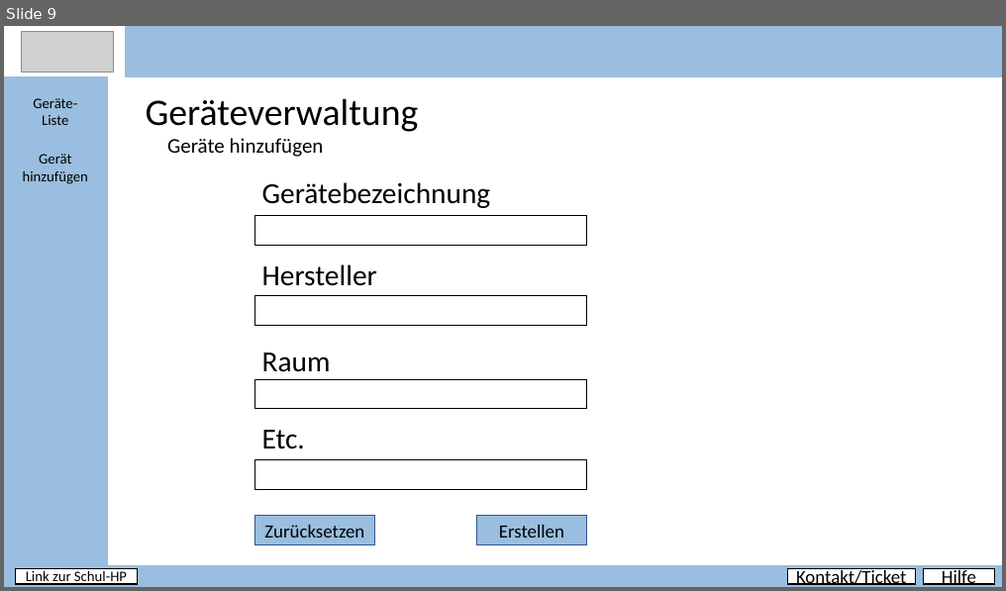
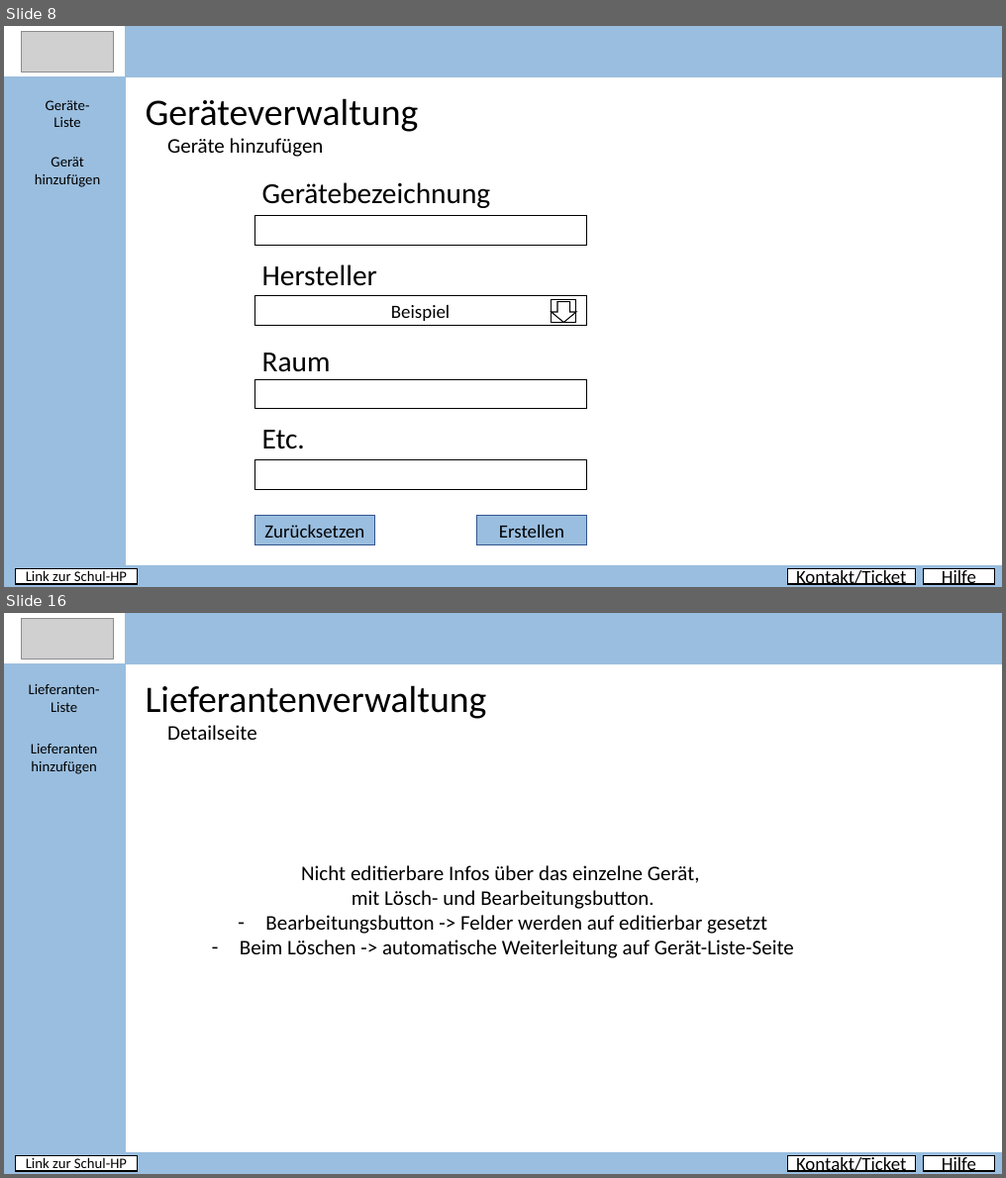
Before and after one commit to PapAnte/g2schoolproject, a slide deck: Layout.pptx. Shown one above the other, each under a label of ours: slide 9 before the commit, slides 8 and 16 after it; the slides between them are not shown. The pictures are 1006x591 and 1006x1178 pixels, drawn with LibreOffice and Linux fonts; fonts in the diff are those of the drawing; grey boxes stand for pictures. Boxes give left, top, right and bottom in pixels: in the first picture for what was removed or moved away, otherwise in the second. Text is boxed around its words. In the diff, an @@ line names an element or a change of style, - is before the commit and + after.

Commit message:
added layout for softwareinterface, supplierinterface, roominterface

```diff
--- a/Layout.pptx
+++ b/Layout.pptx
@@ slide 16 added at (4,613,1002,1174), background #FFFFFF @@
@@ picture added at (21,618,114,659) @@
@@ rectangle added at (126,613,1002,663), fill #9ABEDF, outline #9ABEDF 1 pt @@
@@ rectangle added at (4,663,126,1153), fill #9ABEDF, outline #9ABEDF 1 pt @@
@@ text added at (29,684,100,712), 14 pt, text #000000 @@
+Lieferanten-
+Liste
@@ text added at (146,685,487,719), 36 pt, text #000000 @@
+Lieferantenverwaltung
@@ text added at (167,725,257,740), 20 pt, text #000000 @@
+Detailseite
@@ text added at (31,744,98,774), 14 pt, text #000000 @@
+Lieferanten hinzufügen
@@ text added at (240,865,794,959), 20 pt, text #000000 @@
+Nicht editierbare Infos über das einzelne Gerät,
+mit Lösch- und Bearbeitungsbutton.
+– Bearbeitungsbutton -> Felder werden auf editierbar gesetzt
+– Beim Löschen -> automatische Weiterleitung auf Gerät-Liste-Seite
@@ rectangle added at (4,1153,1002,1174), fill #9ABEDF, outline #9ABEDF 1 pt @@
@@ rectangle added at (15,1156,138,1171), fill #FFFFFF, outline #000000 1 pt, 14 pt, text #000000 @@
+Link zur Schul-HP
@@ rectangle added at (788,1156,916,1171), fill #FFFFFF, outline #000000 1 pt, 18 pt, text #000000 @@
+Kontakt/Ticket
@@ rectangle added at (924,1156,994,1171), fill #FFFFFF, outline #000000 1 pt, 18 pt, text #000000 @@
+Hilfe
@@ what was slide 9 is now slide 8 @@
@@ slide 8 changed as well @@
@@ rectangle: place and size @@
-rectangle at (4,76,107,566)
+rectangle at (4,76,126,566)
@@ text "Geräte-": place and size @@
-text "Geräte-" at (33,98,77,125)
+text "Geräte-" at (46,100,90,127)
@@ text "Gerät hinzufügen": place and size @@
-text "Gerät hinzufügen" at (23,154,88,184)
+text "Gerät hinzufügen" at (35,157,100,187)
@@ text in rectangle at (391,305,450,321): text added @@
+Beispiel
@@ rectangle added at (551,300,576,323), fill #FFFFFF, outline #000000 1 pt @@
@@ down arrow added at (551,301,576,322), fill #FFFFFF, outline #000000 1 pt @@
```
Also in this commit, not shown: 6 other slides changed, 8 other slides added, 1 slide removed.
